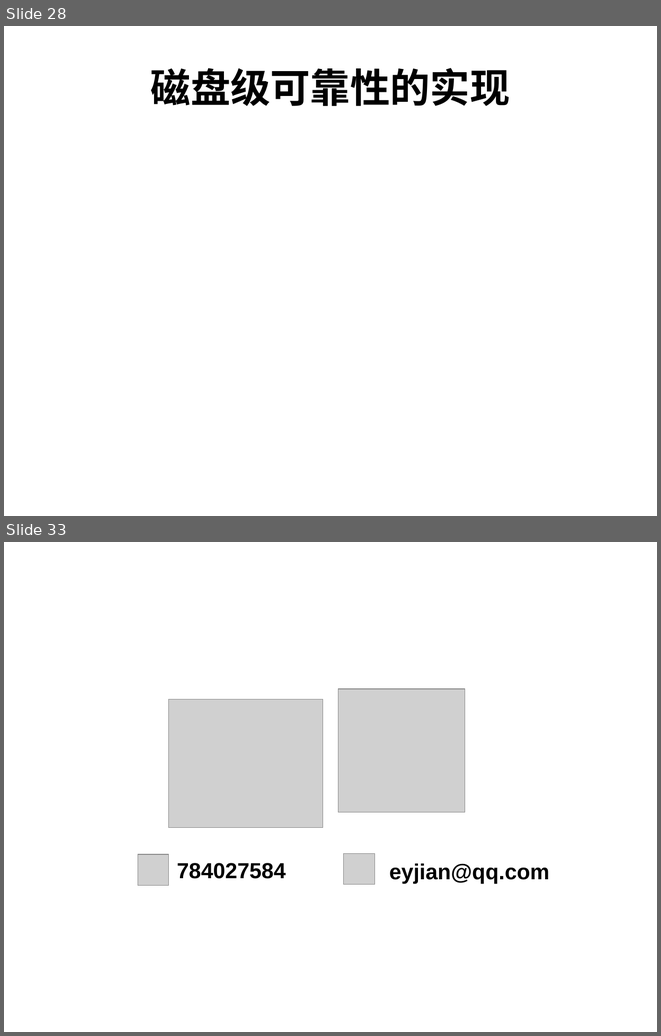
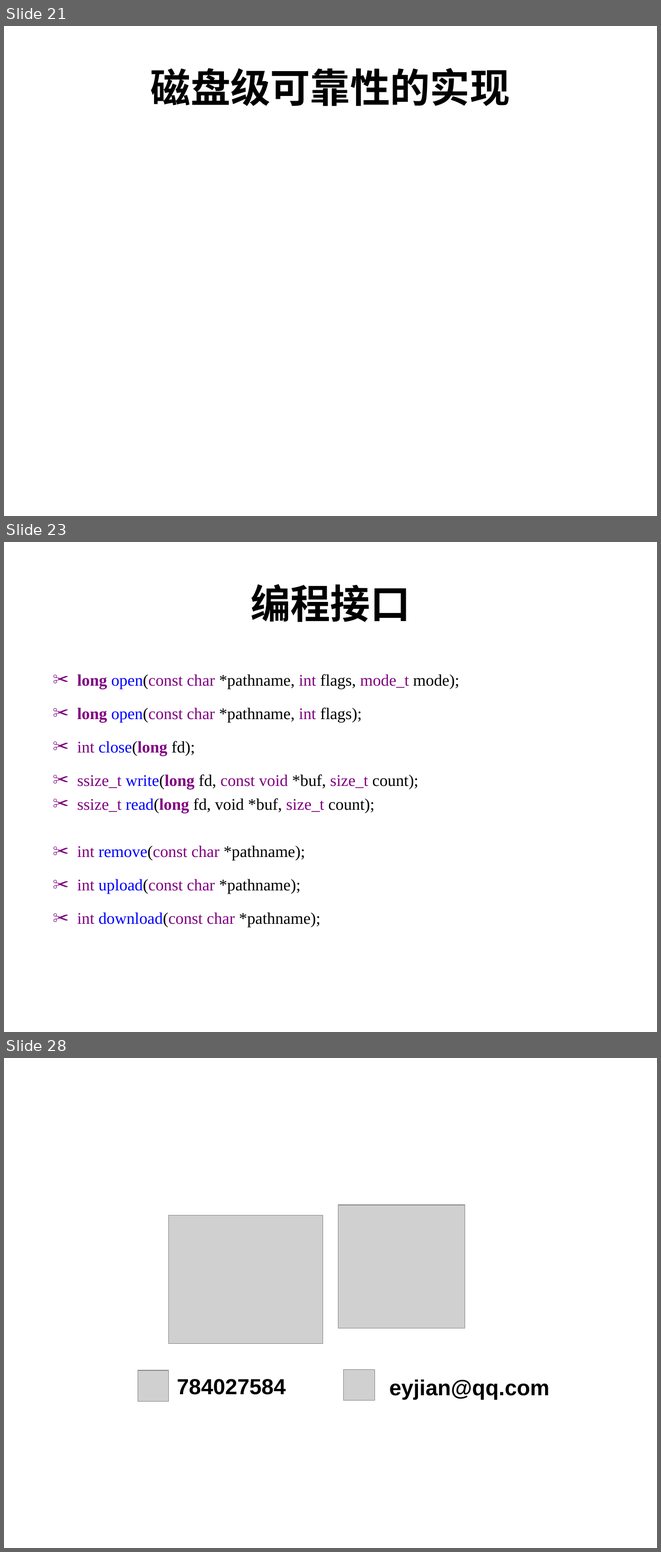
Before and after one commit to machicao2013/mooon, a slide deck: applications/lightfs/doc/lightFS-牺牲强一致性获得超高可用性和可靠性的磁盘级轻量分布式文件系统.ppt. Shown one above the other, each under a label of ours: slides 28 and 33 before the commit, slides 21, 23 and 28 after it; the slides between them are not shown. The pictures are 661x1036 and 661x1552 pixels, drawn with LibreOffice and Linux fonts; fonts in the diff are those of the drawing; grey boxes stand for pictures. Boxes give left, top, right and bottom in pixels: in the first picture for what was removed or moved away, otherwise in the second. Text is boxed around its words. In the diff, an @@ line names an element or a change of style, - is before the commit and + after.

```diff
--- a/applications/lightfs/doc/lightFS-牺牲强一致性获得超高可用性和可靠性的磁盘级轻量分布式文件系统.ppt
+++ b/applications/lightfs/doc/lightFS-牺牲强一致性获得超高可用性和可靠性的磁盘级轻量分布式文件系统.ppt
@@ slide 23 added at [4,542,657,1032], background #FFFFFF @@
@@ title added at [250,584,410,622], 44 pt, text #000000, bold @@
+编程接口
@@ text added at [77,674,459,927], 18 pt, text #800080 @@
+✂ long open(const char *pathname, int flags, mode_t mode);
+✂ long open(const char *pathname, int flags);
+✂ int close(long fd);
+✂ ssize_t write(long fd, const void *buf, size_t count);
+✂ ssize_t read(long fd, void *buf, size_t count);
+✂ int remove(const char *pathname);
+✂ int upload(const char *pathname);
+✂ int download(const char *pathname);
@@ what was slide 28 is now slide 21 @@
@@ what was slide 33 is now slide 28 @@
```
Also in this commit, not shown: 11 slides changed, 9 other slides added, 15 slides removed.
